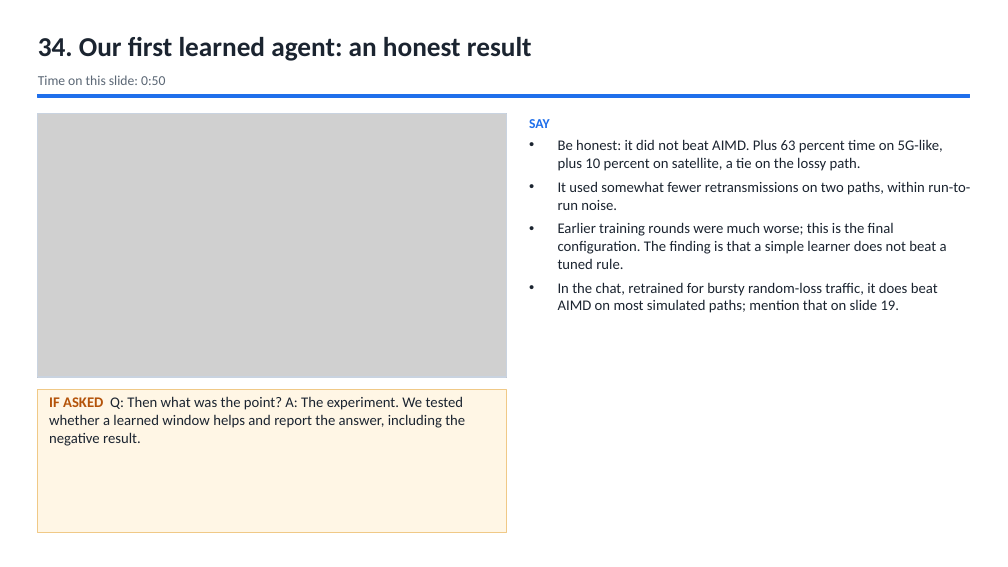
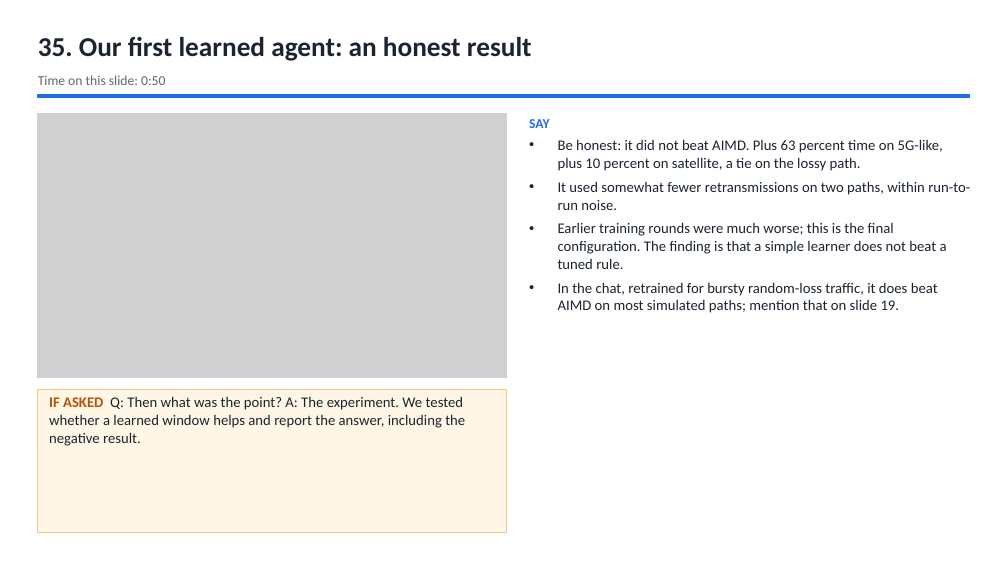
Before and after one commit to Capsturrrr/REPLIC, a slide deck: slide 37 of docs/final/RUDP_Host_Guide.pptx (slide 36 before the commit). Drawn at 1008x567 pixels with LibreOffice and Linux fonts; fonts in the diff are those of the drawing; grey boxes stand for pictures. Boxes give left, top, right and bottom in pixels: in the first picture for what was removed or moved away, otherwise in the second. Text is boxed around its words. In the diff, an @@ line names an element or a change of style, - is before the commit and + after.

```diff
--- a/docs/final/RUDP_Host_Guide.pptx
+++ b/docs/final/RUDP_Host_Guide.pptx
@@ text at [38, 37, 532, 61]: text changed @@
-34. Our first learned agent: an honest result
+35. Our first learned agent: an honest result
```
Also in this commit, not shown: 38 other slides changed, 1 slide added, 6 other files.
